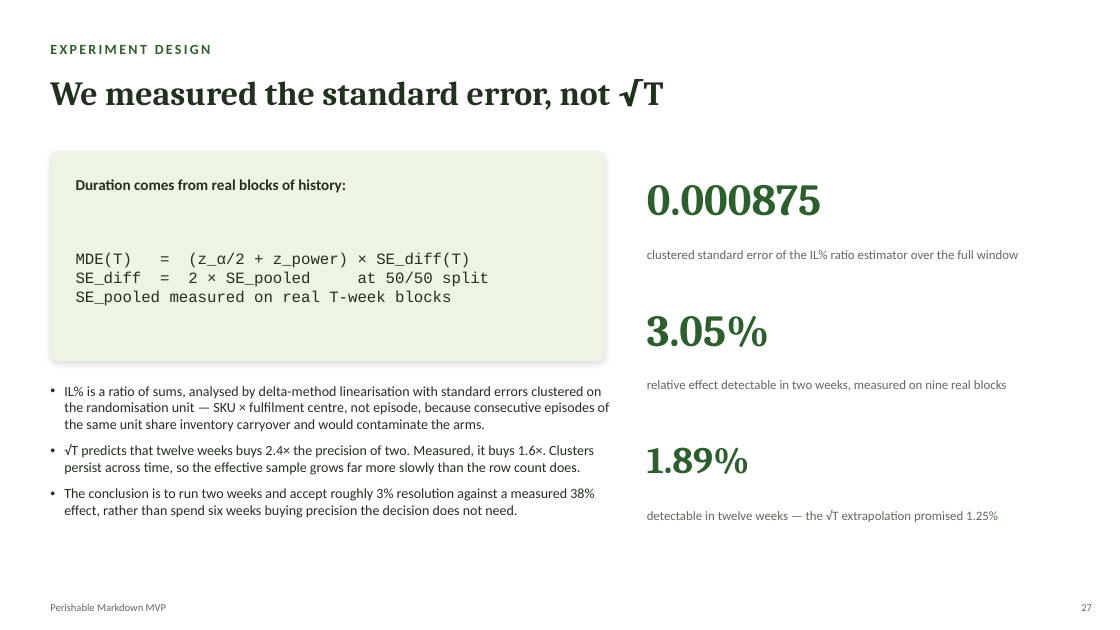
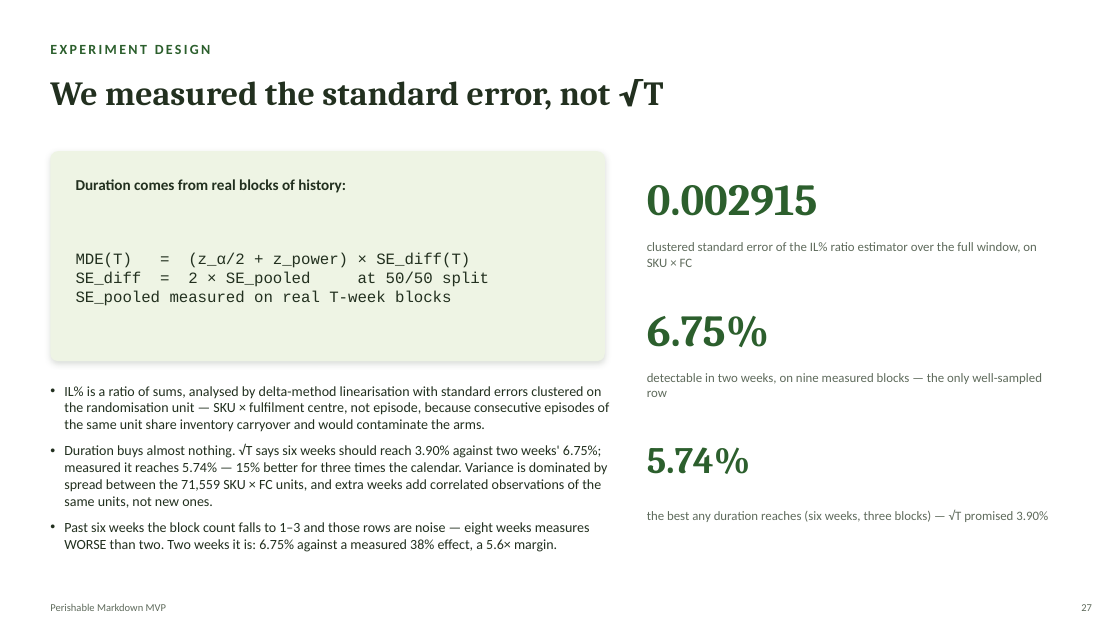
Before and after one commit to Kamalyunus/fresh-markdown, a slide deck: slide 27 of docs/perishable_markdown_tech_deck.pptx. Drawn at 1120x630 pixels with LibreOffice and Linux fonts; fonts in the diff are those of the drawing. Boxes give left, top, right and bottom in pixels: in the first picture for what was removed or moved away, otherwise in the second. Text is boxed around its words. In the diff, an @@ line names an element or a change of style, - is before the commit and + after.

```diff
--- a/docs/perishable_markdown_tech_deck.pptx
+++ b/docs/perishable_markdown_tech_deck.pptx
@@ text at [647,185,818,216]: text changed @@
-0.000875
+0.002915
@@ text at [647,242,1036,267]: text changed @@
-clustered standard error of the IL% ratio estimator over the full window
+clustered standard error of the IL% ratio estimator over the full window, on SKU × FC
@@ text at [647,316,769,347]: text changed @@
-3.05%
+6.75%
@@ text at [647,373,1042,397]: text changed @@
-relative effect detectable in two weeks, measured on nine real blocks
+detectable in two weeks, on nine measured blocks — the only well-sampled row
@@ text at [64,444,608,552]: text changed @@
-• √T predicts that twelve weeks buys 2.4× the precision of two. Measured, it buys 1.6×. Clusters persist across time, so the effective sample grows far more slowly than the row count does.
-• The conclusion is to run two weeks and accept roughly 3% resolution against a measured 38% effect, rather than spend six weeks buying precision the decision does not need.
+• Duration buys almost nothing. √T says six weeks should reach 3.90% against two weeks' 6.75%; measured it reaches 5.74% — 15% better for three times the calendar. Variance is dominated by spread between the 71,559 SKU × FC units, and extra weeks add correlated observations of the same units, not new ones.
+• Past six weeks the block count falls to 1–3 and those rows are noise — eight weeks measures WORSE than two. Two weeks it is: 6.75% against a measured 38% effect, a 5.6× margin.
@@ text at [647,447,751,474]: text changed @@
-1.89%
+5.74%
@@ text at [647,510,1048,522]: text changed @@
-detectable in twelve weeks — the √T extrapolation promised 1.25%
+the best any duration reaches (six weeks, three blocks) — √T promised 3.90%
```
Also in this commit, not shown: 4 other slides changed, 1 other file.
